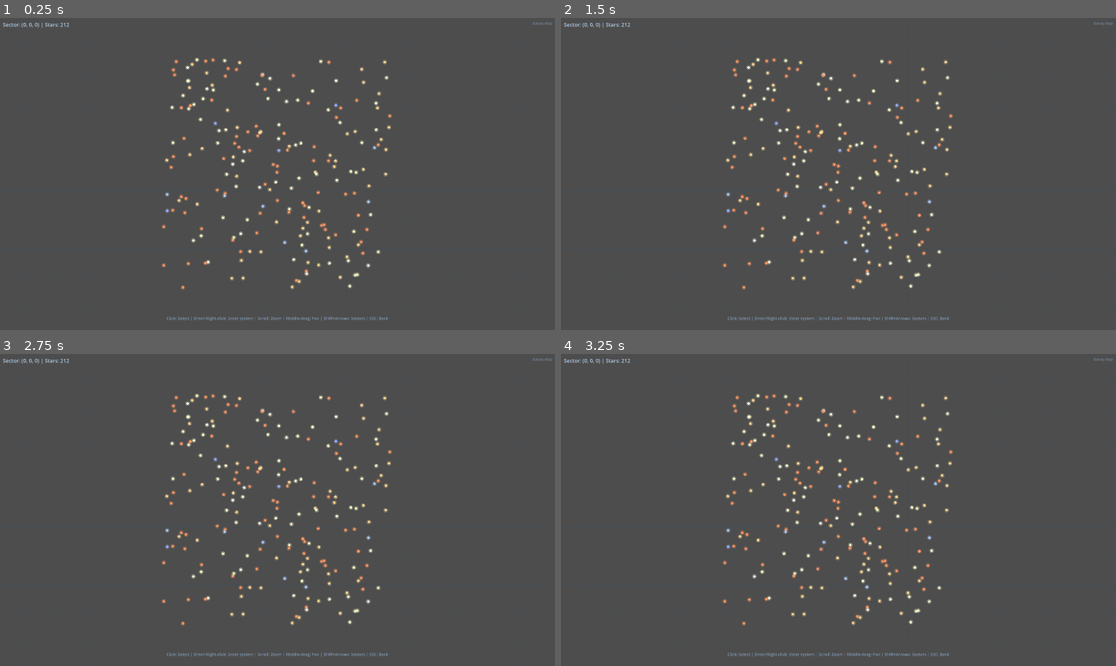
Above: before the commit, frames 1-4 (two rows, left to right).
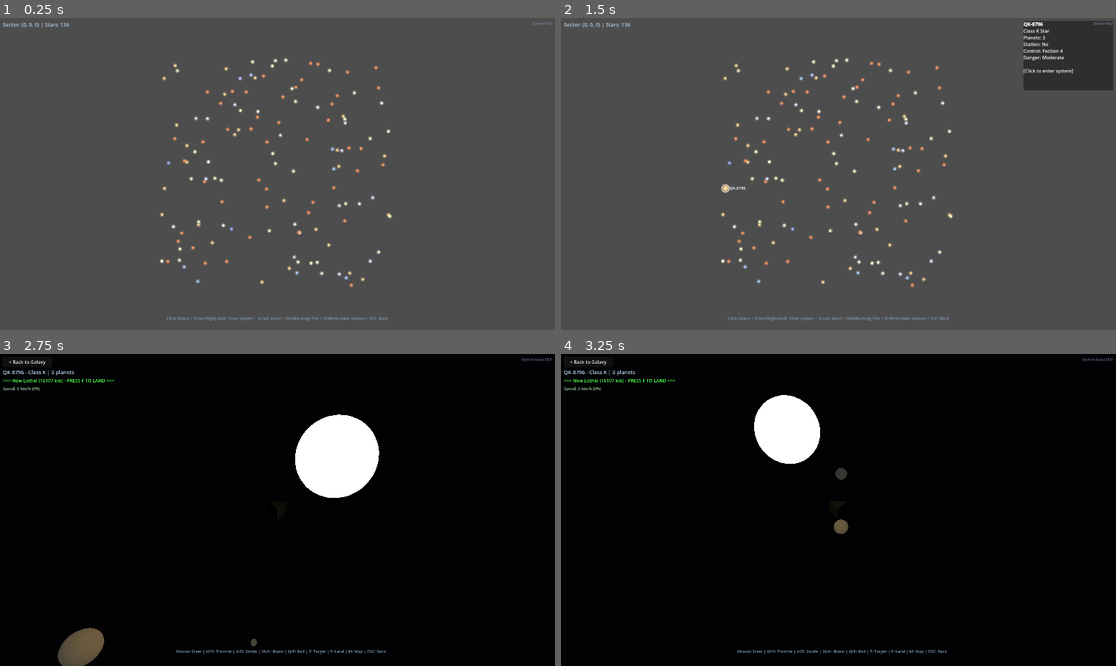
Above: after the commit, the same moments.

Repository: zach-wendland/swar-sky
Game: Godot game, scene res://scenes/main.tscn
The game is run twice, just before and just after one commit, with the same random seed, the same clock (stepped at 60 frames per second) and the same inputs.
Inputs (mouse positions are in pixels of both pictures, inside the frame that each line leads up to):
- Up to frame 1 (0.25 s): no input
- Up to frame 2 (1.5 s): tap Enter (ui_accept) at 0.5, 0.77, 1.25 s; move the mouse to (960, 158) at 0.52 s; hold Right (ui_right) 0.53-1.25 s; tap Tab at 0.6 s; click (960, 158) at 0.67 s; drag from (727, 189) to (810, 236) at 1.27 s
- Up to frame 3 (2.75 s): tap Enter (ui_accept) at 2 s; move the mouse to (333, 441) at 2.02 s; hold Right (ui_right) from 2.03 s (still down); hold Space from 2.03 s (still down)
- Up to frame 4 (3.25 s): release Right (ui_right) at 2.75 s; release Space at 2.75 s; click (588, 363) at 2.75 s, where only the run after the commit has a clickable "< Back to Galaxy"

The runs differ from the first frame. In frame 1, 3.2% of the frame differs, in the area x 10-71%, y 1-88%; in frame 2, 6.7%; in frame 3, 99%; in frame 4, 100%, in the area x 0-100%, y 0-100%.

Commit message:
fix(procgen): unify tile mapping and stabilize determinism
- Terrain tiles respect TileStreamer tile_size via TerrainConfig.tile_world_size

- Remove Dictionary iteration order dependence in noise/weights

- Stabilize Hash mixing to prevent seed collisions

- Add headless tile/world mapping test

Diff:
--- a/packages/core/hash.gd
+++ b/packages/core/hash.gd
@@ -11,6 +11,7 @@
 const PRIME3: int = 0xC2B2AE3D
 const PRIME4: int = 0x27D4EB2F
 const PRIME5: int = 0x165667B1
+const MASK_63: int = 0x7FFFFFFFFFFFFFFF
 
 
 ## Hash a single 64-bit integer seed with coordinates
@@ -80,20 +81,23 @@
 
 ## Internal: Mix a value into the hash state
 static func _mix(h: int, value: int) -> int:
-	h ^= value * PRIME2
-	h = ((h << 31) | (h >> 33))  # Rotate left 31
-	h *= PRIME1
+	h &= MASK_63
+	var v := value & MASK_63
+	h ^= (v * PRIME2) & MASK_63
+	h = ((h << 31) | (h >> 33)) & MASK_63  # Rotate left 31 (63-bit domain)
+	h = (h * PRIME1) & MASK_63
 	return h
 
 
 ## Internal: Final avalanche mixing
 static func _finalize(h: int) -> int:
+	h &= MASK_63
 	h ^= h >> 33
-	h *= PRIME2
+	h = (h * PRIME2) & MASK_63
 	h ^= h >> 29
-	h *= PRIME3
+	h = (h * PRIME3) & MASK_63
 	h ^= h >> 32
-	return h
+	return h & MASK_63
 
 
 ## Internal: Convert float to int bits (IEEE 754)
--- a/packages/core/tests/test_determinism.gd
+++ b/packages/core/tests/test_determinism.gd
@@ -270,6 +270,9 @@
 
 						if seen_planets.has(planet_seed):
 							print("  FAIL: Planet seed collision")
+							print("        seed: ", planet_seed)
+							print("        first: ", seen_planets[planet_seed])
+							print("        second: ", [sector, sys_idx, planet_idx])
 							return false
 						seen_planets[planet_seed] = [sector, sys_idx, planet_idx]
 
@@ -310,6 +313,8 @@
 	var alt_system := stack.get_system_seed(sector, 1)  # system+1
 	if alt_system == system_seed:
 		print("  FAIL: Adjacent systems have same seed")
+		print("        system_seed: ", system_seed)
+		print("        alt_system:  ", alt_system)
 		return false
 
 	print("  PASS: Layers are independent, adjacent values differ")
--- a/packages/procgen/galaxy_generator.gd
+++ b/packages/procgen/galaxy_generator.gd
@@ -3,6 +3,14 @@
 ## Stars are distributed using Poisson-like placement for natural clustering
 class_name GalaxyGenerator
 extends RefCounted
+
+
+static func _get_seed_stack() -> Node:
+	var loop: MainLoop = Engine.get_main_loop()
+	if loop is SceneTree:
+		var tree := loop as SceneTree
+		return tree.root.get_node_or_null("SeedStack")
+	return null
 
 
 ## Sector size in light years
@@ -37,6 +45,16 @@
 	StarClass.K: { "name": "K", "color": Color(1.0, 0.85, 0.6), "temp": 4500, "luminosity": 0.5, "weight": 30 },
 	StarClass.M: { "name": "M", "color": Color(1.0, 0.6, 0.4), "temp": 3000, "luminosity": 0.1, "weight": 50 },
 }
+
+const STAR_CLASS_ORDER: Array[int] = [
+	StarClass.O,
+	StarClass.B,
+	StarClass.A,
+	StarClass.F,
+	StarClass.G,
+	StarClass.K,
+	StarClass.M,
+]
 
 
 ## Generated star data structure
@@ -61,7 +79,18 @@
 
 ## Generate all stars in a sector
 static func generate_sector(sector_coords: Vector3i) -> Array[StarData]:
-	var sector_seed := SeedStack.get_sector_seed(sector_coords)
+	var sector_seed: int
+	var stack := _get_seed_stack()
+	if stack:
+		sector_seed = stack.get_sector_seed(sector_coords)
+	else:
+		sector_seed = Hash.hash_combine(0, [
+			0x47414C4158, # "GALAX"
+			0x53454354,  # "SECT"
+			sector_coords.x,
+			sector_coords.y,
+			sector_coords.z
+		])
 	var rng := PRNG.new(sector_seed)
 
 	# Determine star count (influenced by galactic position)
@@ -96,17 +125,24 @@
 	# Build star data for each position
 	var stars: Array[StarData] = []
 	for i in range(positions.size()):
-		var star := _generate_star(sector_coords, i, positions[i], rng)
+		var star := _generate_star(sector_coords, sector_seed, i, positions[i], rng)
 		stars.append(star)
 
 	return stars
 
 
 ## Generate a single star's properties
-static func _generate_star(sector_coords: Vector3i, index: int, local_pos: Vector3, rng: PRNG) -> StarData:
+static func _generate_star(sector_coords: Vector3i, sector_seed: int, index: int, local_pos: Vector3, rng: PRNG) -> StarData:
 	var star := StarData.new()
 	star.index = index
-	star.seed = SeedStack.get_system_seed(sector_coords, index)
+	var stack := _get_seed_stack()
+	if stack:
+		star.seed = stack.get_system_seed(sector_coords, index)
+	else:
+		star.seed = Hash.hash_combine(sector_seed, [
+			0x53595354, # "SYST"
+			index
+		])
 	star.position = local_pos
 	star.galactic_position = Vector3(
 		(sector_coords.x + local_pos.x) * SECTOR_SIZE,
@@ -118,10 +154,10 @@
 	var star_rng := PRNG.new(star.seed)
 
 	# Pick star class by weight
-	var weights: Array = []
-	for sc in STAR_CLASS_DATA:
+	var weights: Array[float] = []
+	for sc: int in STAR_CLASS_ORDER:
 		weights.append(float(STAR_CLASS_DATA[sc]["weight"]))
-	star.star_class = star_rng.weighted_index(weights)
+	star.star_class = STAR_CLASS_ORDER[star_rng.weighted_index(weights)]
 
 	# Generate name
 	star.star_name = _generate_star_name(star_rng)
--- a/packages/procgen/poi_generator.gd
+++ b/packages/procgen/poi_generator.gd
@@ -23,6 +23,15 @@
 	POIType.ANCIENT_MONUMENT: 5,
 	POIType.REBEL_CACHE: 10,
 }
+
+const POI_TYPE_ORDER: Array[POIType] = [
+	POIType.JEDI_RUINS,
+	POIType.IMPERIAL_OUTPOST,
+	POIType.CRASHED_SHIP,
+	POIType.CAVE_SYSTEM,
+	POIType.ANCIENT_MONUMENT,
+	POIType.REBEL_CACHE,
+]
 
 ## POI type data
 const POI_TYPE_DATA: Dictionary = {
@@ -82,6 +91,9 @@
 	},
 }
 
+const POI_PLANET_RNG_SALT: int = 77777
+const POI_SEED_SALT: int = 88888
+
 
 ## POI instance data
 class POIData extends RefCounted:
@@ -109,7 +121,7 @@
 ## Generate POIs for a planet
 static func generate_planet_pois(planet_seed: int, planet_type: int, terrain_config: TerrainGenerator.TerrainConfig) -> Array[POIData]:
 	var pois: Array[POIData] = []
-	var rng := PRNG.new(planet_seed + 77777)  # POI-specific salt
+	var rng := PRNG.new(planet_seed + POI_PLANET_RNG_SALT)
 
 	# Determine number of POIs based on planet type
 	var base_count := _get_poi_count_for_planet(planet_type, rng)
@@ -142,11 +154,14 @@
 ## Generate a single POI
 static func _generate_single_poi(planet_seed: int, index: int, terrain_config: TerrainGenerator.TerrainConfig, rng: PRNG) -> POIData:
 	var poi := POIData.new()
-	poi.seed = Hash.hash_combine(planet_seed, [88888, index])
+	poi.seed = Hash.hash_combine(planet_seed, [POI_SEED_SALT, index])
 
 	# Choose POI type based on weights
 	var poi_rng := PRNG.new(poi.seed)
-	poi.poi_type = poi_rng.weighted_index(POI_WEIGHTS.values()) as POIType
+	var weight_list: Array[float] = []
+	for t: POIType in POI_TYPE_ORDER:
+		weight_list.append(float(POI_WEIGHTS[t]))
+	poi.poi_type = POI_TYPE_ORDER[poi_rng.weighted_index(weight_list)]
 
 	var type_data := poi.get_type_data()
 
--- a/packages/procgen/system_generator.gd
+++ b/packages/procgen/system_generator.gd
@@ -2,6 +2,14 @@
 ## Creates orbital structure, planet types, moons, asteroid belts, and stations
 class_name SystemGenerator
 extends RefCounted
+
+
+static func _get_seed_stack() -> Node:
+	var loop: MainLoop = Engine.get_main_loop()
+	if loop is SceneTree:
+		var tree := loop as SceneTree
+		return tree.root.get_node_or_null("SeedStack")
+	return null
 
 
 ## Planet type classification
@@ -111,7 +119,21 @@
 ## Generate a complete star system
 static func generate_system(sector_coords: Vector3i, system_index: int, star_data: GalaxyGenerator.StarData = null) -> SystemData:
 	var system := SystemData.new()
-	var system_seed := SeedStack.get_system_seed(sector_coords, system_index)
+	var system_seed: int
+	if star_data:
+		system_seed = star_data.seed
+	else:
+		var stack := _get_seed_stack()
+		if stack:
+			system_seed = stack.get_system_seed(sector_coords, system_index)
+		else:
+			system_seed = Hash.hash_combine(0, [
+				0x53595354, # "SYST"
+				sector_coords.x,
+				sector_coords.y,
+				sector_coords.z,
+				system_index
+			])
 	system.seed = system_seed
 
 	# Get or regenerate star data
@@ -157,7 +179,10 @@
 static func _generate_orbital_body(system_seed: int, orbit_index: int, orbital_radius: float, star_class: int) -> OrbitalBody:
 	var body := OrbitalBody.new()
 	body.orbit_index = orbit_index
-	body.seed = SeedStack.get_planet_seed_from_system(system_seed, orbit_index)
+	body.seed = Hash.hash_combine(system_seed, [
+		0x504C414E, # "PLAN"
+		orbit_index
+	])
 	body.orbital_radius = orbital_radius
 
 	# Use body's own seed for deterministic properties
--- a/packages/procgen/terrain_generator.gd
+++ b/packages/procgen/terrain_generator.gd
@@ -21,6 +21,14 @@
 	NoiseLayer.DETAIL:      { "scale": 0.1,   "octaves": 3, "persistence": 0.4, "weight": 0.05 },
 	NoiseLayer.EROSION:     { "scale": 0.008, "octaves": 3, "persistence": 0.7, "weight": -0.1 },
 }
+
+const NOISE_LAYER_ORDER: Array[int] = [
+	NoiseLayer.CONTINENTAL,
+	NoiseLayer.MOUNTAIN,
+	NoiseLayer.HILLS,
+	NoiseLayer.DETAIL,
+	NoiseLayer.EROSION,
+]
 
 
 ## Biome classification
@@ -63,6 +71,7 @@
 	var seed: int
 	var planet_type: int
 	var radius_km: float = 6000.0
+	var tile_world_size: float = 1000.0  # World units per tile at LOD 0
 	var sea_level: float = 0.4           # Height threshold for water
 	var mountain_threshold: float = 0.75  # Height for mountains
 	var avg_temperature: float = 15.0     # Celsius
@@ -188,7 +197,12 @@
 	var tile := TerrainTileData.new()
 	tile.tile_coords = tile_coords
 	tile.lod = lod
-	tile.seed = SeedStack.get_tile_seed(config.seed, tile_coords, lod)
+	tile.seed = Hash.hash_combine(config.seed, [
+		0x54494C45, # "TILE"
+		tile_coords.x,
+		tile_coords.y,
+		lod
+	])
 	tile.resolution = resolution
 
 	var total_points := resolution * resolution
@@ -197,7 +211,10 @@
 	tile.normal_map.resize(total_points)
 
 	# Tile size in world units (depends on LOD)
-	var tile_size := 1000.0 * pow(2.0, lod)  # Base 1km tiles, doubling per LOD
+	var base_tile_size := config.tile_world_size
+	if base_tile_size <= 0.0:
+		base_tile_size = 1000.0
+	var tile_size := base_tile_size * pow(2.0, lod)
 	var step := tile_size / (resolution - 1)
 
 	# World offset for this tile
@@ -233,7 +250,7 @@
 	var height := 0.0
 
 	# Sample each noise layer
-	for layer in NOISE_PARAMS:
+	for layer: int in NOISE_LAYER_ORDER:
 		var params: Dictionary = NOISE_PARAMS[layer]
 		var scale: float = params["scale"] * config.continental_scale
 		var octaves: int = params["octaves"]
--- a/packages/procgen/tests/test_terrain.gd
+++ b/packages/procgen/tests/test_terrain.gd
@@ -90,8 +90,8 @@
 		return false
 
 	# Check water exists for temperate planet
-	var water_count := biome_counts.get(TerrainGenerator.Biome.OCEAN_DEEP, 0) + \
-	                   biome_counts.get(TerrainGenerator.Biome.OCEAN_SHALLOW, 0)
+	var water_count: int = int(biome_counts.get(TerrainGenerator.Biome.OCEAN_DEEP, 0)) + \
+		int(biome_counts.get(TerrainGenerator.Biome.OCEAN_SHALLOW, 0))
 	if water_count == 0:
 		print("  WARN: No water found in temperate planet sample")
 
--- /dev/null
+++ b/packages/procgen/tests/test_tile_mapping.gd
@@ -0,0 +1,98 @@
+## test_tile_mapping.gd - Verifies terrain tile sampling matches world coordinates
+## Run: godot --headless --script packages/procgen/tests/test_tile_mapping.gd
+extends SceneTree
+
+
+func _init() -> void:
+	print("\n========================================")
+	print("TILE/WORLD MAPPING TEST SUITE")
+	print("========================================\n")
+
+	var all_passed := true
+
+	all_passed = test_tile_samples_match_world_height() and all_passed
+	all_passed = test_adjacent_tiles_match_on_seam() and all_passed
+
+	print("\n========================================")
+	if all_passed:
+		print("ALL TILE/WORLD TESTS PASSED")
+	else:
+		print("SOME TILE/WORLD TESTS FAILED")
+	print("========================================\n")
+
+	quit(0 if all_passed else 1)
+
+
+func test_tile_samples_match_world_height() -> bool:
+	print("[TEST] Tile samples match world height...")
+
+	var config: TerrainGenerator.TerrainConfig = TerrainGenerator.create_config(
+		12345,
+		SystemGenerator.PlanetType.TEMPERATE
+	)
+
+	# Critical: Tile world size must control both sampling and mesh placement.
+	config.tile_world_size = 500.0
+
+	var tile_coords := Vector2i(2, -3)
+	var resolution := 17
+	var tile := TerrainGenerator.generate_tile(config, tile_coords, 0, resolution)
+
+	var tile_size: float = config.tile_world_size
+	var step: float = tile_size / float(resolution - 1)
+	var world_offset := Vector2(tile_coords.x * tile_size, tile_coords.y * tile_size)
+
+	# Sample a few deterministic points, including corners and midpoints.
+	var sample_points := [
+		Vector2i(0, 0),
+		Vector2i(resolution - 1, 0),
+		Vector2i(0, resolution - 1),
+		Vector2i(resolution - 1, resolution - 1),
+		Vector2i(resolution / 2, resolution / 2),
+		Vector2i(3, 11),
+	]
+
+	for p: Vector2i in sample_points:
+		var local_x: int = p.x
+		var local_y: int = p.y
+		var idx: int = local_y * resolution + local_x
+
+		var world_pos := world_offset + Vector2(float(local_x) * step, float(local_y) * step)
+		var expected := TerrainGenerator.get_height_at_world(config, world_pos)
+		var actual := tile.heightmap[idx]
+
+		if absf(expected - actual) > 0.0001:
+			print("  FAIL: Mismatch at tile ", tile_coords, " local ", p, " world ", world_pos,
+				" expected ", expected, " got ", actual)
+			return false
+
+	print("  PASS: Tile sampling matches world height")
+	return true
+
+
+func test_adjacent_tiles_match_on_seam() -> bool:
+	print("[TEST] Adjacent tiles match on seam...")
+
+	var config: TerrainGenerator.TerrainConfig = TerrainGenerator.create_config(
+		67890,
+		SystemGenerator.PlanetType.FOREST
+	)
+	config.tile_world_size = 500.0
+
+	var resolution := 33
+	var tile_a := TerrainGenerator.generate_tile(config, Vector2i(0, 0), 0, resolution)
+	var tile_b := TerrainGenerator.generate_tile(config, Vector2i(1, 0), 0, resolution)
+
+	var mismatches := 0
+	for y in range(resolution):
+		var h_a := tile_a.get_height_at(resolution - 1, y)  # right edge of A
+		var h_b := tile_b.get_height_at(0, y)              # left edge of B
+		if absf(h_a - h_b) > 0.0001:
+			mismatches += 1
+
+	if mismatches > 0:
+		print("  FAIL: Seam mismatches: ", mismatches, " / ", resolution)
+		return false
+
+	print("  PASS: Tile seams match exactly")
+	return true
--- a/packages/render/tile_streamer.gd
+++ b/packages/render/tile_streamer.gd
@@ -49,6 +49,8 @@
 	planet_seed = p_seed
 	planet_type = p_type
 	terrain_config = TerrainGenerator.create_config(p_seed, p_type, detail)
+	if terrain_config:
+		terrain_config.tile_world_size = tile_size
 
 	# Clear any existing tiles
 	clear_all_tiles()
